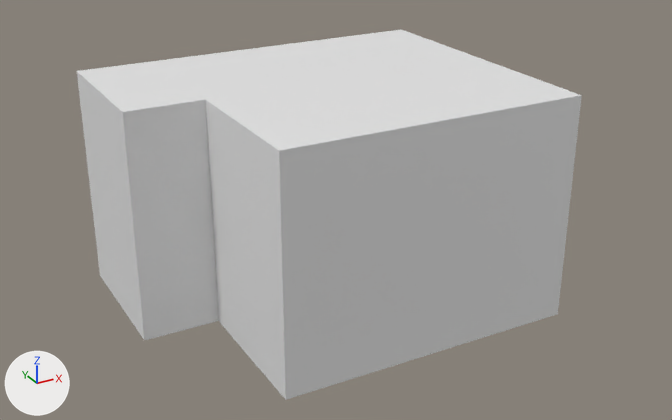
A saved change to the Blender file assets/room.blend.
Rendered twice from a camera (50 mm lens) standing at (-4.75, -9.01, 6.22) and looking at (0.65, 0.82, 1.3). The axes (+X, +Y, +Z) are drawn at lower left. The lights are the same throughout.
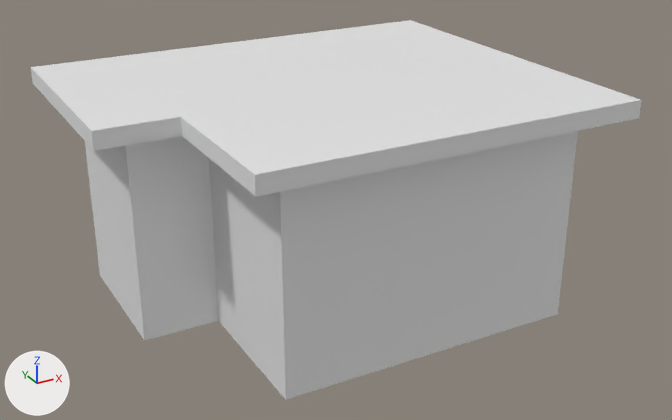
Boxes (x1, y1, x2, y2) around the edits, measured in the pictures (672 x 420 px):
```json
{"object": "Plane", "change": "reshaped", "before": [77, 29, 582, 400], "after": [31, 20, 641, 400], "on screen": "21% wider"}
```

Edits to the scene script, one JSON object a line:
```json
{"block": "me_plane", "where": "# used by ob_plane; location = (0.0, 0.0, 0.0)"}
{"op": "remove", "block": "me_plane", "code": "me_plane.from_pydata(...)  # 16 vertices, 14 faces; spans x -2.0..3.0, y -1.0..3.0, z 0.0..3.0"}
{"op": "add", "block": "me_plane", "code": "me_plane.from_pydata(...)  # 88 vertices, 86 faces; spans x -2.48..3.48, y -1.48..3.48, z 0.0..3.0"}
{"block": "me_plane", "change": "me_plane part 1"}
{"block": "me_plane", "change": "14 faces are deleted"}
{"block": "me_plane", "change": "16 vertices are added at x -2.48..3.48, y -1.48..3.48, z 2.78..3.0"}
{"block": "me_plane", "change": "8 new vertices lie (0.0, 0.0, 1.5) away from vertices in x -2.0..3.0, y -1.0..3.0, z 0.0"}
{"block": "me_plane", "change": "8 new vertices lie (2.0, 0.0, 0.0) away from vertices in x -1.0, y -1.0..3.0, z 0.0..3.0"}
{"block": "me_plane", "change": "10 new vertices lie (0.0, 0.0, 1.28) away from vertices in x -2.0..3.0, y -1.0..3.0, z 1.5"}
{"block": "me_plane", "change": "10 new vertices lie (0.0, 1.0, 0.0) away from vertices in x -1.0..3.0, y -1.0, z 0.0..3.0"}
{"block": "me_plane", "change": "8 new vertices lie (-0.5, 0.0, 0.0) away from vertices in x -1.0, y 1.0..3.0, z 0.0..3.0"}
{"block": "me_plane", "change": "6 new vertices lie (-0.48, -0.48, 0.0) away from vertices in x -2.0..-1.0, y -1.0..1.0, z 2.78..3.0"}
{"block": "me_plane", "change": "6 new vertices lie (0.0, 0.48, 0.0) away from vertices in x -1.5..1.0, y 3.0, z 2.78..3.0"}
{"block": "me_plane", "change": "86 new faces join them"}
```
